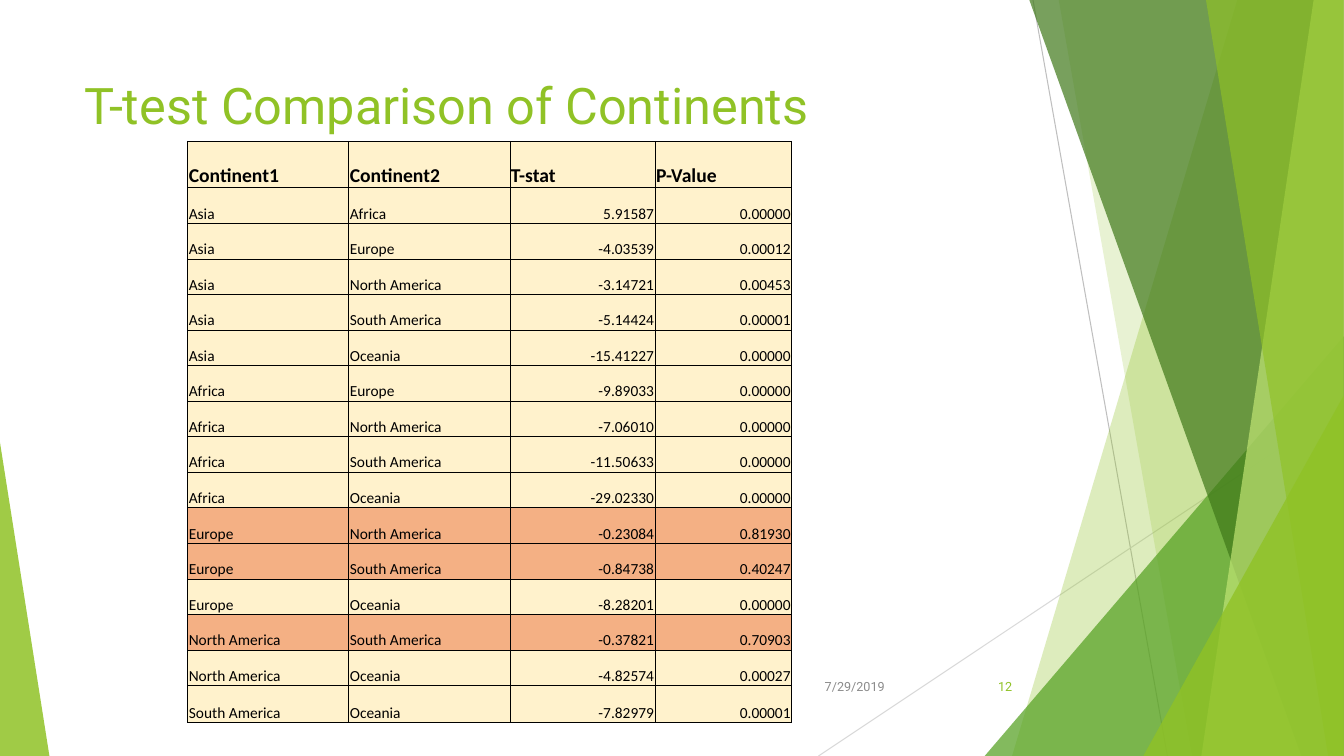
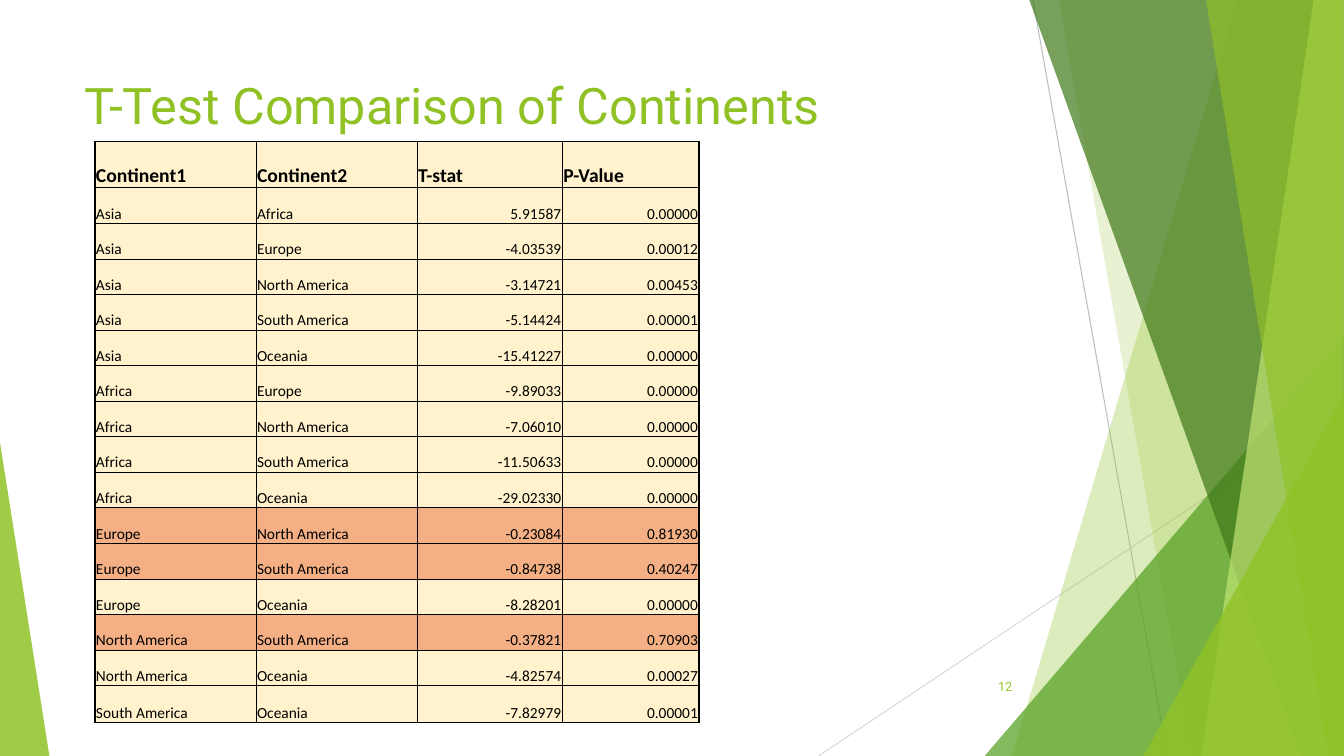
Before and after one commit to Kika000/Project-1, a slide deck: slide 12 of What Makes the World Happy.pptx. Drawn at 1344x756 pixels with LibreOffice and Linux fonts; fonts in the diff are those of the drawing. Boxes give left, top, right and bottom in pixels: in the first picture for what was removed or moved away, otherwise in the second. Text is boxed around its words. In the diff, an @@ line names an element or a change of style, - is before the commit and + after.

```diff
--- a/What Makes the World Happy.pptx
+++ b/What Makes the World Happy.pptx
@@ title at (85,85,820,135): text changed @@
-T-test Comparison of Continents
+T-Test Comparison of Continents
@@ table: place and size @@
-table at (188,141,792,727)
+table at (95,141,700,727)
@@ text removed at (825,682,885,692) @@
-7/29/2019
```
Also in this commit, not shown: 25 other slides changed, 11 other files.
